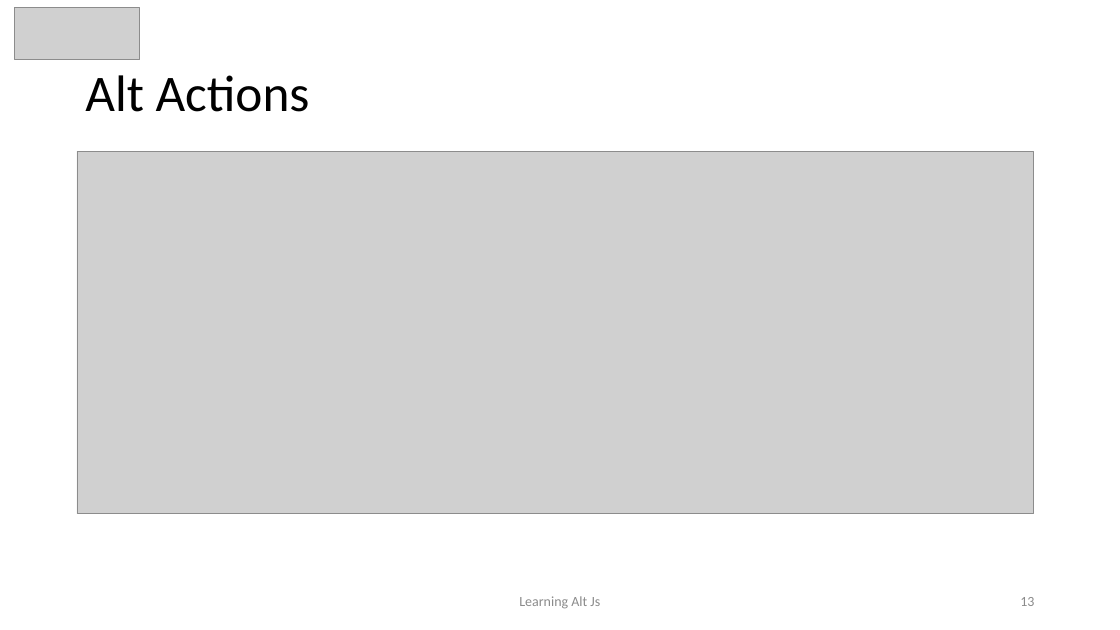
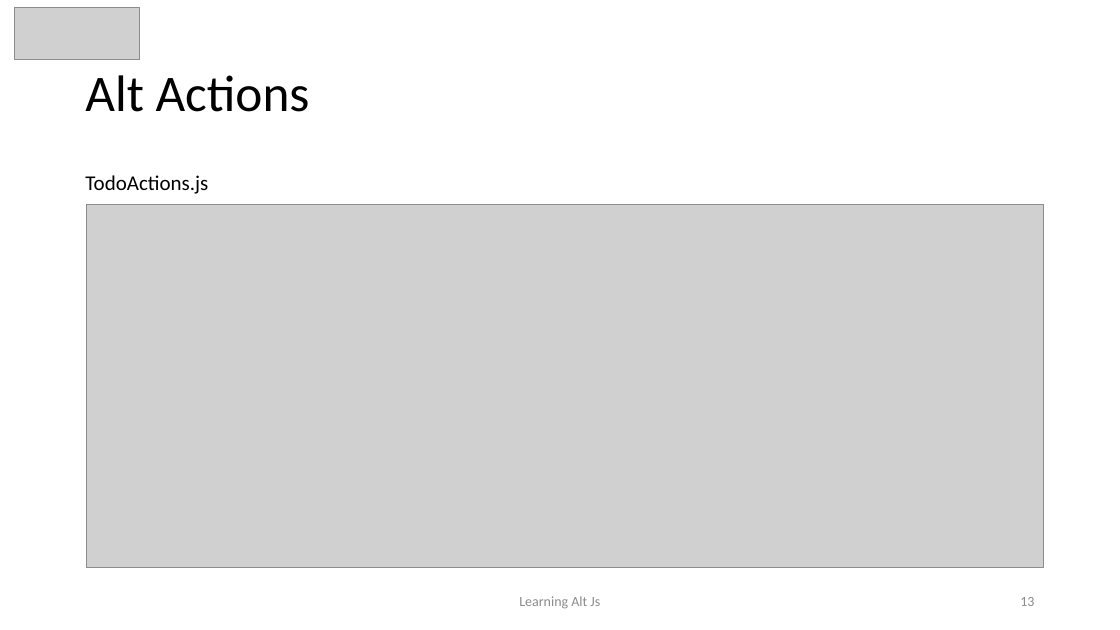
Before and after one commit to awahab29/samplealt, a slide deck: slide 13 of React.pptx. Drawn at 1120x630 pixels with LibreOffice and Linux fonts; fonts in the diff are those of the drawing; grey boxes stand for pictures. Boxes give left, top, right and bottom in pixels: in the first picture for what was removed or moved away, otherwise in the second. Text is boxed around its words. In the diff, an @@ line names an element or a change of style, - is before the commit and + after.

```diff
--- a/React.pptx
+++ b/React.pptx
@@ text added at (x1=85, y1=175, x2=208, y2=194), 18 pt, text #000000 @@
+TodoActions.js
@@ picture moved from (x1=77, y1=151, x2=1034, y2=514) to (x1=87, y1=205, x2=1044, y2=568) @@
```
Also in this commit, not shown: 4 other slides changed.
